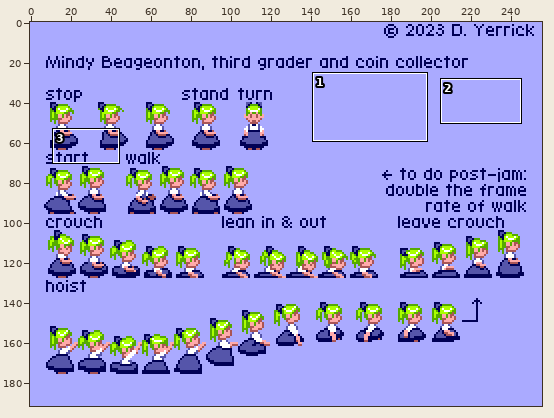
Sprite sheet: decomp/tilesets/Mindy.png. The picture above shows the old version from afar; the outline marks the close-up.
Close-up. As it was:
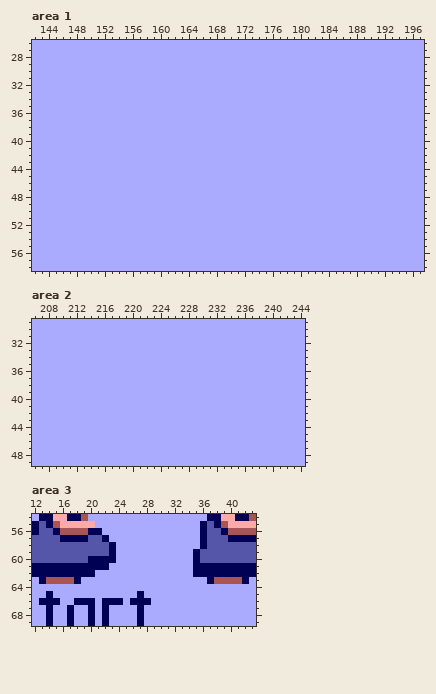
The file is 256x192 pixels. Shown: area 1: x 142..197, y 26..58; area 2: x 206..244, y 29..49; area 3: x 12..43, y 54..69. The commit also changed other parts of the picture, which this record leaves out.
Now the later version:
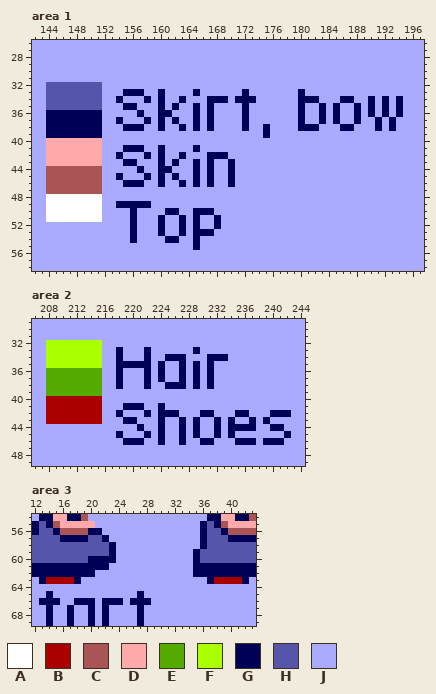
Palette (. is transparent): A #fefeff  B #aa0000  C #aa5555  D #ffaaaa  E #55aa00  F #aaff00  G #000055  H #5555aa  J #aaaaff
Edits made:
--- area 1
@@ x 142..197 @@
 31 JJJJJJJJJJJJJJJJJJJJJJJJJJJJJJJJJJJJJJJJJJJJJJJJJJJJJJJJ
-32 JJJJJJJJJJJJJJJJJJJJJJJJJJJJJJJJJJJJJJJJJJJJJJJJJJJJJJJJ
-33 JJJJJJJJJJJJJJJJJJJJJJJJJJJJJJJJJJJJJJJJJJJJJJJJJJJJJJJJ
-34 JJJJJJJJJJJJJJJJJJJJJJJJJJJJJJJJJJJJJJJJJJJJJJJJJJJJJJJJ
-35 JJJJJJJJJJJJJJJJJJJJJJJJJJJJJJJJJJJJJJJJJJJJJJJJJJJJJJJJ
-36 JJJJJJJJJJJJJJJJJJJJJJJJJJJJJJJJJJJJJJJJJJJJJJJJJJJJJJJJ
-37 JJJJJJJJJJJJJJJJJJJJJJJJJJJJJJJJJJJJJJJJJJJJJJJJJJJJJJJJ
-38 JJJJJJJJJJJJJJJJJJJJJJJJJJJJJJJJJJJJJJJJJJJJJJJJJJJJJJJJ
-39 JJJJJJJJJJJJJJJJJJJJJJJJJJJJJJJJJJJJJJJJJJJJJJJJJJJJJJJJ
-40 JJJJJJJJJJJJJJJJJJJJJJJJJJJJJJJJJJJJJJJJJJJJJJJJJJJJJJJJ
-41 JJJJJJJJJJJJJJJJJJJJJJJJJJJJJJJJJJJJJJJJJJJJJJJJJJJJJJJJ
-42 JJJJJJJJJJJJJJJJJJJJJJJJJJJJJJJJJJJJJJJJJJJJJJJJJJJJJJJJ
-43 JJJJJJJJJJJJJJJJJJJJJJJJJJJJJJJJJJJJJJJJJJJJJJJJJJJJJJJJ
-44 JJJJJJJJJJJJJJJJJJJJJJJJJJJJJJJJJJJJJJJJJJJJJJJJJJJJJJJJ
-45 JJJJJJJJJJJJJJJJJJJJJJJJJJJJJJJJJJJJJJJJJJJJJJJJJJJJJJJJ
-46 JJJJJJJJJJJJJJJJJJJJJJJJJJJJJJJJJJJJJJJJJJJJJJJJJJJJJJJJ
-47 JJJJJJJJJJJJJJJJJJJJJJJJJJJJJJJJJJJJJJJJJJJJJJJJJJJJJJJJ
-48 JJJJJJJJJJJJJJJJJJJJJJJJJJJJJJJJJJJJJJJJJJJJJJJJJJJJJJJJ
-49 JJJJJJJJJJJJJJJJJJJJJJJJJJJJJJJJJJJJJJJJJJJJJJJJJJJJJJJJ
-50 JJJJJJJJJJJJJJJJJJJJJJJJJJJJJJJJJJJJJJJJJJJJJJJJJJJJJJJJ
-51 JJJJJJJJJJJJJJJJJJJJJJJJJJJJJJJJJJJJJJJJJJJJJJJJJJJJJJJJ
-52 JJJJJJJJJJJJJJJJJJJJJJJJJJJJJJJJJJJJJJJJJJJJJJJJJJJJJJJJ
-53 JJJJJJJJJJJJJJJJJJJJJJJJJJJJJJJJJJJJJJJJJJJJJJJJJJJJJJJJ
-54 JJJJJJJJJJJJJJJJJJJJJJJJJJJJJJJJJJJJJJJJJJJJJJJJJJJJJJJJ
-55 JJJJJJJJJJJJJJJJJJJJJJJJJJJJJJJJJJJJJJJJJJJJJJJJJJJJJJJJ
+32 JJHHHHHHHHJJJJJJJJJJJJJJJJJJJJJJJJJJJJJJJJJJJJJJJJJJJJJJ
+33 JJHHHHHHHHJJJGGGJJGJJJJGJJJJJJGJJJJJJJGJJJJJJJJJJJJJJJJJ
+34 JJHHHHHHHHJJGJJJGJGJJGJJJGGGJGGGJJJJJJGGGJJJGGJJGJGJGJJJ
+35 JJHHHHHHHHJJJGGJJJGJGJJGJGJJJJGJJJJJJJGJJGJGJJGJGJGJGJJJ
+36 JJGGGGGGGGJJJJJGJJGGJJJGJGJJJJGJJJJJJJGJJGJGJJGJGJGJGJJJ
+37 JJGGGGGGGGJJGJJJGJGJGJJGJGJJJJGJJJJJJJGJJGJGJJGJJGJGJJJJ
+38 JJGGGGGGGGJJJGGGJJGJJGJGJGJJJJGJJGJJJJGGGJJJGGJJJGJGJJJJ
+39 JJGGGGGGGGJJJJJJJJJJJJJJJJJJJJJJJGJJJJJJJJJJJJJJJJJJJJJJ
+40 JJDDDDDDDDJJJJJJJJJJJJJJJJJJJJJJJJJJJJJJJJJJJJJJJJJJJJJJ
+41 JJDDDDDDDDJJJGGGJJGJJJJGJJJJJJJJJJJJJJJJJJJJJJJJJJJJJJJJ
+42 JJDDDDDDDDJJGJJJGJGJJGJJJGGGJJJJJJJJJJJJJJJJJJJJJJJJJJJJ
+43 JJDDDDDDDDJJJGGJJJGJGJJGJGJJGJJJJJJJJJJJJJJJJJJJJJJJJJJJ
+44 JJCCCCCCCCJJJJJGJJGGJJJGJGJJGJJJJJJJJJJJJJJJJJJJJJJJJJJJ
+45 JJCCCCCCCCJJGJJJGJGJGJJGJGJJGJJJJJJJJJJJJJJJJJJJJJJJJJJJ
+46 JJCCCCCCCCJJJGGGJJGJJGJGJGJJGJJJJJJJJJJJJJJJJJJJJJJJJJJJ
+47 JJCCCCCCCCJJJJJJJJJJJJJJJJJJJJJJJJJJJJJJJJJJJJJJJJJJJJJJ
+48 JJAAAAAAAAJJJJJJJJJJJJJJJJJJJJJJJJJJJJJJJJJJJJJJJJJJJJJJ
+49 JJAAAAAAAAJJGGGGGJJJJJJJJJJJJJJJJJJJJJJJJJJJJJJJJJJJJJJJ
+50 JJAAAAAAAAJJJJGJJJJGGJJGGGJJJJJJJJJJJJJJJJJJJJJJJJJJJJJJ
+51 JJAAAAAAAAJJJJGJJJGJJGJGJJGJJJJJJJJJJJJJJJJJJJJJJJJJJJJJ
+52 JJJJJJJJJJJJJJGJJJGJJGJGJJGJJJJJJJJJJJJJJJJJJJJJJJJJJJJJ
+53 JJJJJJJJJJJJJJGJJJGJJGJGGGJJJJJJJJJJJJJJJJJJJJJJJJJJJJJJ
+54 JJJJJJJJJJJJJJGJJJJGGJJGJJJJJJJJJJJJJJJJJJJJJJJJJJJJJJJJ
+55 JJJJJJJJJJJJJJJJJJJJJJJGJJJJJJJJJJJJJJJJJJJJJJJJJJJJJJJJ
 56 JJJJJJJJJJJJJJJJJJJJJJJJJJJJJJJJJJJJJJJJJJJJJJJJJJJJJJJJ
--- area 2
@@ x 206..244 @@
 31 JJJJJJJJJJJJJJJJJJJJJJJJJJJJJJJJJJJJJJJ
-32 JJJJJJJJJJJJJJJJJJJJJJJJJJJJJJJJJJJJJJJ
-33 JJJJJJJJJJJJJJJJJJJJJJJJJJJJJJJJJJJJJJJ
-34 JJJJJJJJJJJJJJJJJJJJJJJJJJJJJJJJJJJJJJJ
-35 JJJJJJJJJJJJJJJJJJJJJJJJJJJJJJJJJJJJJJJ
-36 JJJJJJJJJJJJJJJJJJJJJJJJJJJJJJJJJJJJJJJ
-37 JJJJJJJJJJJJJJJJJJJJJJJJJJJJJJJJJJJJJJJ
-38 JJJJJJJJJJJJJJJJJJJJJJJJJJJJJJJJJJJJJJJ
-39 JJJJJJJJJJJJJJJJJJJJJJJJJJJJJJJJJJJJJJJ
-40 JJJJJJJJJJJJJJJJJJJJJJJJJJJJJJJJJJJJJJJ
-41 JJJJJJJJJJJJJJJJJJJJJJJJJJJJJJJJJJJJJJJ
-42 JJJJJJJJJJJJJJJJJJJJJJJJJJJJJJJJJJJJJJJ
-43 JJJJJJJJJJJJJJJJJJJJJJJJJJJJJJJJJJJJJJJ
-44 JJJJJJJJJJJJJJJJJJJJJJJJJJJJJJJJJJJJJJJ
-45 JJJJJJJJJJJJJJJJJJJJJJJJJJJJJJJJJJJJJJJ
-46 JJJJJJJJJJJJJJJJJJJJJJJJJJJJJJJJJJJJJJJ
+32 JJFFFFFFFFJJJJJJJJJJJJJJJJJJJJJJJJJJJJJ
+33 JJFFFFFFFFJJGJJJGJJJJJJGJJJJJJJJJJJJJJJ
+34 JJFFFFFFFFJJGJJJGJJGGGJJJGGGJJJJJJJJJJJ
+35 JJFFFFFFFFJJGGGGGJGJJGJGJGJJJJJJJJJJJJJ
+36 JJEEEEEEEEJJGJJJGJGJJGJGJGJJJJJJJJJJJJJ
+37 JJEEEEEEEEJJGJJJGJGJJGJGJGJJJJJJJJJJJJJ
+38 JJEEEEEEEEJJGJJJGJJGGGJGJGJJJJJJJJJJJJJ
+39 JJEEEEEEEEJJJJJJJJJJJJJJJJJJJJJJJJJJJJJ
+40 JJBBBBBBBBJJJJJJJJJJJJJJJJJJJJJJJJJJJJJ
+41 JJBBBBBBBBJJJGGGJJGJJJJJJJJJJJJJJJJJJJJ
+42 JJBBBBBBBBJJGJJJGJGGGJJJGGJJJGGJJJGGGJJ
+43 JJBBBBBBBBJJJGGJJJGJJGJGJJGJGJJGJGJJJJJ
+44 JJJJJJJJJJJJJJJGJJGJJGJGJJGJGGGGJJGGJJJ
+45 JJJJJJJJJJJJGJJJGJGJJGJGJJGJGJJJJJJJGJJ
+46 JJJJJJJJJJJJJGGGJJGJJGJJGGJJJGGGJGGGJJJ
 47 JJJJJJJJJJJJJJJJJJJJJJJJJJJJJJJJJJJJJJJ
--- area 3
@@ x 12..43 @@
 62 GGGGGGGGGJJJJJJJJJJJJJJGGGGGGGGG
-63 JGCCCCGJJJJJJJJJJJJJJJJJJGCCCCGJ
+63 JGBBBBGJJJJJJJJJJJJJJJJJJGBBBBGJ
 64 JJJJJJJJJJJJJJJJJJJJJJJJJJJJJJJJ
Boxes around the changes in both close-ups, in picture pixels (x1, y1, x2, y2):
changed: (46, 82, 403, 250)
changed: (46, 340, 291, 445)
changed: (46, 577, 74, 584)
changed: (214, 577, 242, 584)
